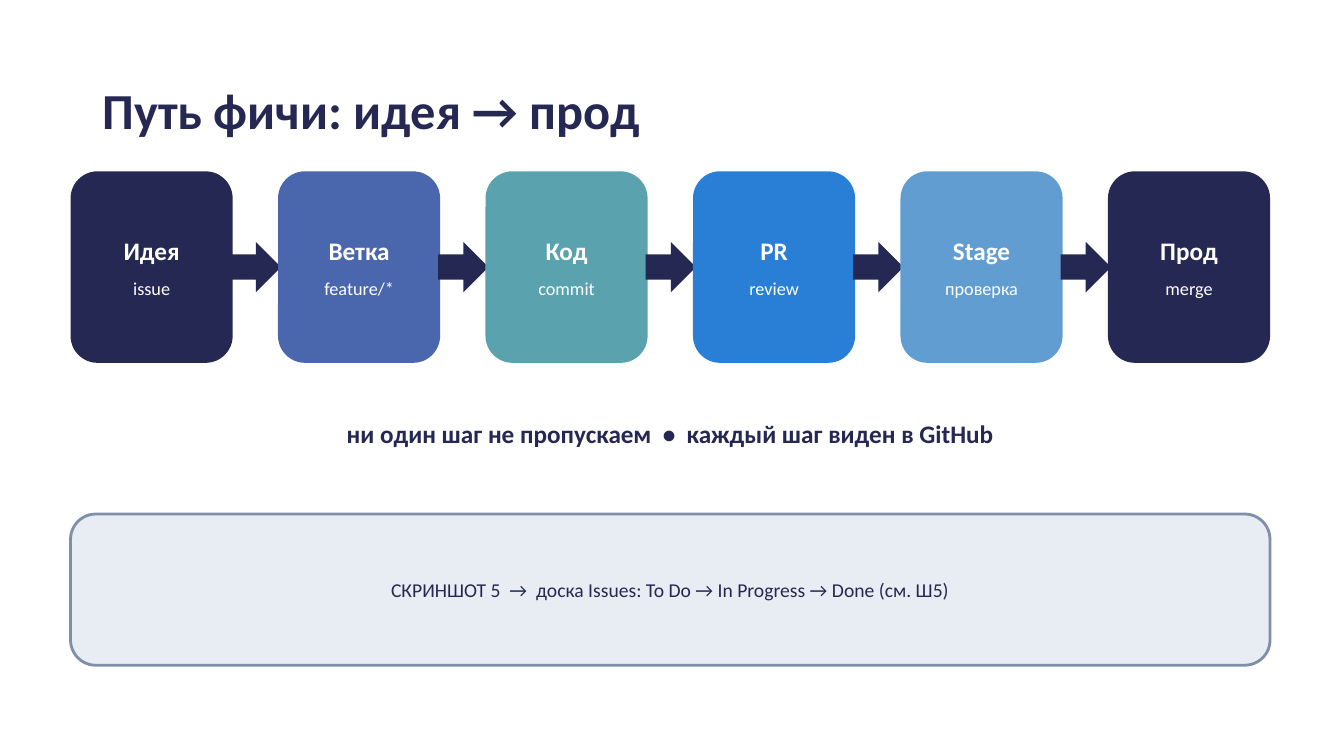
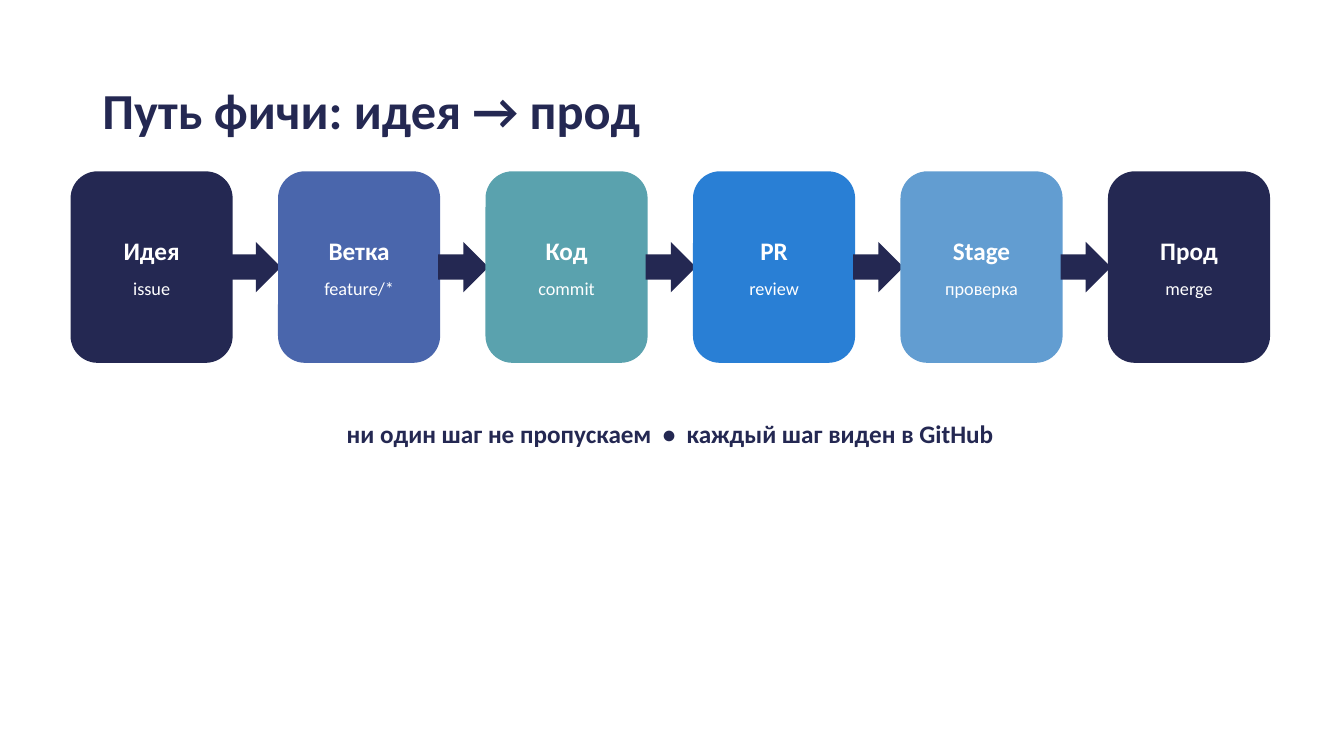
Before and after one commit to grrraaaa/github_doklad, a slide deck: slide 18 of Git_deploy_prezentatsiya.pptx. Drawn at 1344x756 pixels with LibreOffice and Linux fonts; fonts in the diff are those of the drawing; background and template pictures are left out. Boxes give left, top, right and bottom in pixels: in the first picture for what was removed or moved away, otherwise in the second. Text is boxed around its words. In the diff, an @@ line names an element or a change of style, - is before the commit and + after.

Commit message:
Добавлены скриншоты к разделам 2 и 3

```diff
--- a/Git_deploy_prezentatsiya.pptx
+++ b/Git_deploy_prezentatsiya.pptx
@@ rounded rectangle removed at bbox=[71, 514, 1270, 665] @@
-СКРИНШОТ 5 → доска Issues: To Do → In Progress → Done (см. Ш5)
```
Also in this commit, not shown: 7 slides added.
